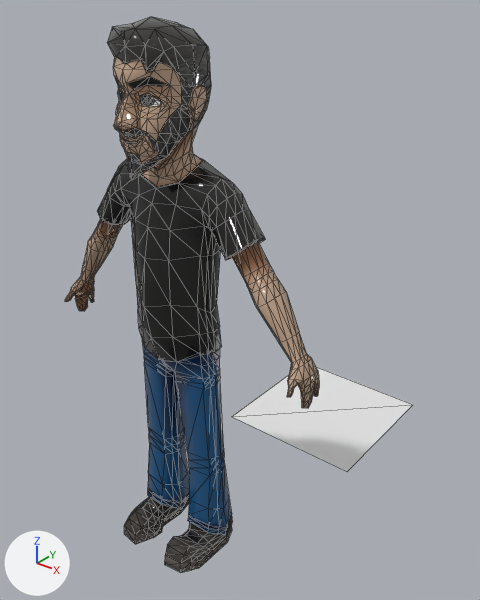
What one commit did to the glTF model public/models/my.gltf.
The view is the same before and after, from a 50 mm lens placed at (0.737, -1.835, 1.065), pointed at (-0.071, -0.825, 0.439). The lights are fixed; the arrows at lower left show +X, +Y and +Z. Mesh edges are drawn as thin lines. Where no turn or scale is listed for an object, it has been applied to the vertices. Vertices at the same position are counted once.

The first picture shows 'Plane', 'body'.
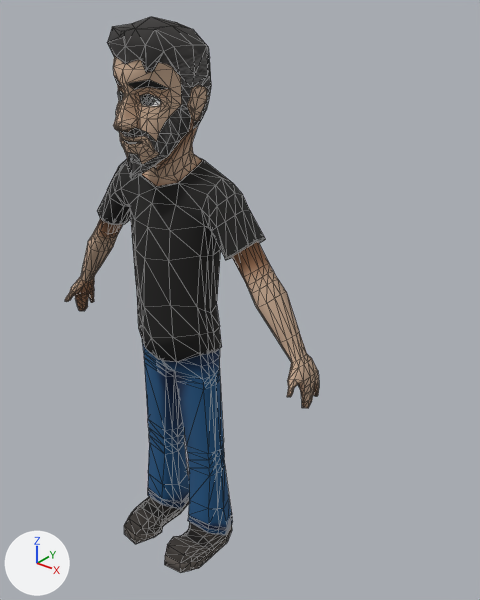
What differs and where, as boxes (x1, y1, x2, y2) in the pictures (480 x 600 px; the box of a moved part takes in the faces that stretch with it):
'body', surface changed, reshaped: (65, 17, 319, 573) in both
'Plane', deleted: before (232, 367, 413, 472)
part 1 of me_cube_001, built on: (144, 363, 224, 460) in both
part 2 of me_cube_001, built on: (120, 128, 157, 155) in both
part 3 of me_cube_001, moved or reshaped: (127, 69, 182, 97) in both

What the commit changed:
In material 'caracte' (mat_caracte), roughness goes from 0.0 to 1.0.
me_cube_001 is used by ob_body; location (0.0, 0.0, 0.0).
Verts and faces of me_cube_001; kept vertices keep their numbers, new ones are numbered from 1334.
Before the commit, vertices of me_cube_001: 380 (0.003, -1.127, 0.936) at pixel (149, 76), 450 (0.022, -1.105, 0.922) at pixel (170, 85), 457 (-0.003, -1.128, 0.923) at pixel (146, 84), 463 (0.012, -1.112, 0.921) at pixel (161, 86).
me_cube_001 had 1334 vertices, 2660 faces and spanned x -0.326..0.256, y -1.167..-0.975, z -0.002..1.012.
me_cube_001 now has 1380 vertices, 2728 faces and spans x -0.326..0.256, y -1.167..-0.975, z -0.002..1.012.
Part 1, on me_cube_001:
32 faces are deleted.
16 vertices are added at x -0.129..0.059, y -1.076..-1.02, z 0.229..0.248.
64 new faces join them.
Part 2, on me_cube_001:
16 faces are deleted.
3 vertices in x -0.061..-0.001, y -1.137..-1.131, z 0.835..0.844 move by (0.0, 0.0, -0.002).
20 vertices move from x -0.061..-0.003, y -1.143..-1.13, z 0.832..0.851 to x -0.061..-0.003, y -1.144..-1.13, z 0.831..0.85.
30 vertices are added at x -0.058..-0.011, y -1.144..-1.135, z 0.836..0.841.
52 new faces join them.
Part 3, on me_cube_001:
Vertex 380 moves to (0.003, -1.127, 0.931), pixel (149, 79).
Vertex 463 moves to (0.012, -1.112, 0.916), pixel (161, 89).
Vertex 450 moves to (0.021, -1.105, 0.917), pixel (169, 88).
Vertex 457 moves to (-0.001, -1.128, 0.92), pixel (147, 86).
Object 'Plane' (ob_plane) is deleted.
